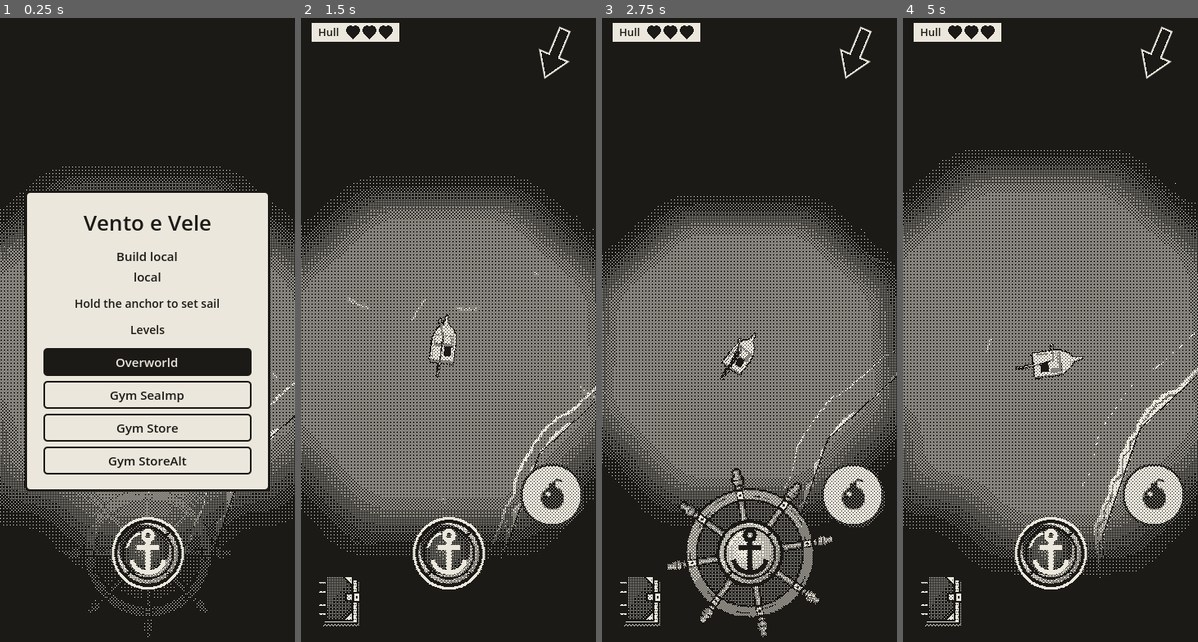
Above: before the commit, frames 1-4 (left to right).
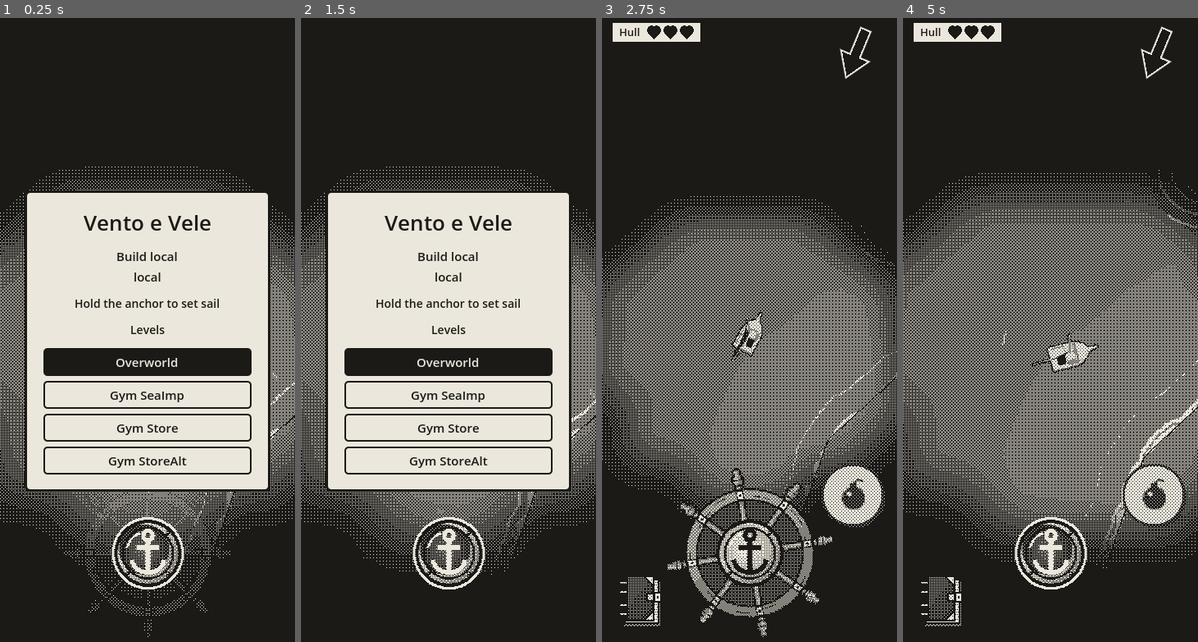
Above: after the commit, the same moments.

Repository: EnricoLabarile/Sail
Game: Godot game, scene res://Assets/Scenes/Overworld.tscn
The game is run twice, just before and just after one commit, with the same random seed, the same clock (stepped at 60 frames per second) and the same inputs.
Inputs (mouse positions are in pixels of both pictures, inside the frame that each line leads up to):
- Up to frame 1 (0.25 s): no input
- Up to frame 2 (1.5 s): tap Enter (ui_accept) at 0.5, 0.6, 0.77, 1.07 s; move the mouse to (513, 305) at 0.52 s; hold Right (ui_right) 0.53-1.25 s; click (513, 305) at 0.67 s; drag from (389, 373) to (433, 473) at 1.27 s
- Up to frame 3 (2.75 s): move the mouse to (779, 198) at 2.02 s; hold Right (ui_right) from 2.03 s (still down); tap Enter (ui_accept) at 2.1 s
- Up to frame 4 (5 s): release Right (ui_right) at 2.75 s; drag from (1035, 473) to (962, 242) at 2.77 s; move the mouse to (1139, 442) at 3.52 s; hold Left (ui_left) 3.53-4.25 s; tap Enter (ui_accept) at 3.6, 3.77, 4.07 s; drag from (962, 242) to (1006, 174) at 4.27 s

The runs differ from the first frame. In frame 1, 0.5% of the frame differs, in the area x 0-100%, y 23-89%; in frame 2, 26%, in the area x 0-100%, y 0-98%; in frame 3, 2.5%; in frame 4, 5.0%.

Commit message:
Boat emerges from the water on spawn; deeper water darkened from the shore mask
Co-Authored-By: Claude Opus 5.5 <noreply@anthropic.com>
Claude-Session: https://claude.ai/code/session_0154zeqDuhZHz7ZXLE21BuMs

Diff:
--- a/Assets/Boat/boat.gd
+++ b/Assets/Boat/boat.gd
@@ -95,6 +95,7 @@
 @export var sink_time := 2.0        # seconds she takes to go under
 @export var sink_depth := 2.5       # metres she goes down
 @export var sink_lean_deg := 25.0   # how far she rolls over as she goes
+@export var emerge_on_start := true # she comes up out of the water when the level starts (and always after a respawn)
 
 ## Sent once she's gone under (the game over card listens).
 signal sank
@@ -159,6 +160,8 @@
 var health := 3.0           # hearts left (0.5 = half a heart); set to max_hearts at start
 var sinking := false        # true from 0 hearts until she's back home (no sailing, no anchor)
 var sunk_for := 0.0         # seconds since she started sinking
+var emerging := false       # true while she comes up out of the water (the sinking played backwards; no control)
+var emerged_for := 0.0      # seconds since she started coming up
 var home_position := Vector3.ZERO   # where she starts (home): read at start, she comes back here after sinking
 var home_turn := 0.0                # and which way she faced there (rotation.y)
 var water_mask: ShaderMaterial      # the mask on her inside (see add_water_mask)
@@ -193,6 +196,8 @@
 	home_position = global_position   # home: where she was placed in Overworld
 	home_turn = rotation.y
 	add_water_mask()
+	if emerge_on_start:
+		start_emerging()
 
 
 ## Puts the boat's mask (Assets/Boat/boat_mask.gdshader) on the INSIDE of the hull only, as a
@@ -223,8 +228,8 @@
 	rudder = clampf(v, -1.0, 1.0)
 
 func toggle_anchor() -> void:
-	if sinking:
-		return                       # going down: nothing to work
+	if sinking or emerging:
+		return                       # going down or coming up: nothing to work
 	if talking:
 		return                       # someone is talking (Assets/UI/talk_box): the hub's taps go on with the talk
 	if caught_eye != null:
@@ -317,8 +322,8 @@
 
 ## Takes `hearts` off her health (never below 0) and tells the hearts top left. At 0 she starts to sink.
 func take_damage(hearts: float) -> void:
-	if sinking:
-		return
+	if sinking or emerging:
+		return                       # going down, or still coming up: nothing more can hurt her
 	health = maxf(0.0, health - hearts)
 	health_changed.emit(true)
 	camera.shake()                   # the screen shakes (boat_camera.gd)
@@ -380,8 +385,40 @@
 	model.position.y = model_height
 	model.rotation = Vector3.ZERO
 	camera.jump_to_boat()            # the camera jumps there too, no glide across the map
-	set_water_mask(true)
 	health_changed.emit(false)
+	start_emerging()                 # and she comes up out of the water
+
+
+## The spawn: the sinking played backwards (Enrico). She starts sink_depth under, leaning sink_lean_deg over,
+## and comes up over sink_time seconds (update_emerging does it, frame by frame). Until she's up: no sailing,
+## no anchor, no damage, and her inside has no mask (the sea covers her while she's under).
+func start_emerging() -> void:
+	emerging = true
+	emerged_for = 0.0
+	set_water_mask(false)
+	model.position.y = model_height - sink_depth
+	model.rotation.z = deg_to_rad(sink_lean_deg)
+	if wake:
+		wake.emitting = false
+	for wing in [bow_wave_right, bow_wave_left]:
+		if wing:
+			wing.visible = false
+
+
+## Each frame while she comes up: exactly the sinking's movement, backwards in time. Sinking went down
+## slowly at first and quicker at the end (share × share); played backwards, she comes up quickly at first and
+## slows as she reaches the surface. Once up: the mask back on her inside, and she's free to sail.
+func update_emerging(dt: float) -> void:
+	emerged_for += dt
+	var share := minf(1.0, emerged_for / sink_time)     # 0 = still under, 1 = up
+	var under := 1.0 - share                            # how much of the sinking is still "left": 1 → 0
+	model.position.y = model_height - sink_depth * under * under
+	model.rotation.z = deg_to_rad(sink_lean_deg) * under
+	if share >= 1.0:
+		emerging = false
+		model.position.y = model_height
+		model.rotation.z = 0.0
+		set_water_mask(true)
 
 
 ## A heart container (Zelda's): one more heart, and the hull mended whole.
@@ -439,6 +476,11 @@
 	# Sinking: only that, no sailing, no anchor, no bumps.
 	if sinking:
 		update_sinking(dt)
+		return
+	# Coming up out of the water (the spawn): only that, until she's up.
+	if emerging:
+		update_emerging(dt)
+		Fog.reveal(global_position)    # the fog clears round her already, so she comes up in seen water
 		return
 	# Caught in a maelstrom: only that, no sailing, no helm, no anchor, until it spits her out.
 	if caught_eye != null:
--- a/Assets/Landscape/world/sea.gd
+++ b/Assets/Landscape/world/sea.gd
@@ -25,7 +25,7 @@
 		shore_texture = value
 		use_shore_picture()          # the waves follow at once, in the editor too
 # Untick to hide the shore waves (handy while placing islands: the old waves don't get in the way). Only the look:
-# Land keeps reading the picture (the shallows still work in the game).
+# Land keeps reading the picture (the shallows still work in the game), and the deep water stays.
 @export var show_shore_waves := true:
 	set(value):
 		show_shore_waves = value
@@ -59,11 +59,10 @@
 		return                       # the scene is still loading (the setter can run before the mesh is there)
 	if sea_material == null:
 		sea_material = mesh.material.duplicate()
-	# No picture (null) = the shader's default white = far from every coast everywhere: no waves.
-	if show_shore_waves:
-		sea_material.set_shader_parameter("shore_tex", shore_texture)
-	else:
-		sea_material.set_shader_parameter("shore_tex", null)
+	# No picture (null) = the shader's default white = far from every coast everywhere: no waves, all deep water.
+	# show_shore_waves only hides the waves: the picture stays, for the deep water.
+	sea_material.set_shader_parameter("shore_tex", shore_texture)
+	sea_material.set_shader_parameter("shore_waves_on", show_shore_waves)
 	material_override = sea_material
 
 
--- a/Assets/Landscape/world/sea.gdshader
+++ b/Assets/Landscape/world/sea.gdshader
@@ -54,6 +54,15 @@
 uniform float wave_line = 0.5;         // metres: how thick a line is near the shore (thinner further out)
 uniform float foam_width = 0.8;        // metres of steady foam right along the coast
 uniform float wave_wobble = 1.0;       // metres the lines wander in and out, so they aren't perfectly even
+uniform bool shore_waves_on = true;    // sea.gd's show_shore_waves: off hides the waves (the deep water stays)
+
+// DEEP WATER (Enrico): the same shore picture darkens the sea further from the coasts. Near a coast the water
+// stays as it is; from deep_from metres out it darkens, more and more, until deep_to metres, where it's darkest.
+// The picture only knows up to shore_max_distance (32 m): beyond that it's all "deep", so keep deep_to under it.
+uniform vec4 deep_color : source_color = vec4(0.106, 0.102, 0.09, 1.0);   // the colour it darkens toward (ink)
+uniform float deep_opacity : hint_range(0.0, 1.0) = 0.3;   // how dark the deepest water gets (0 = no deep water)
+uniform float deep_from = 2.0;         // metres from the coast where the darkening starts
+uniform float deep_to = 30.0;          // metres from the coast where it's at its darkest
 
 // world_pos: where on the sea this pixel is, in metres. vertex() works it out, fragment() reads it.
 varying vec3 world_pos;
@@ -91,13 +100,17 @@
 	return mix(mix(hash(i), hash(i + vec2(1.0, 0.0)), f.x), mix(hash(i + vec2(0.0, 1.0)), hash(i + vec2(1.0, 1.0)), f.x), f.y);
 }
 
+// How far this point of the sea is from the nearest coast, in metres: shore_tex covers the whole map, so the
+// point's place on the map (0..1 across and down) is where to read it. (No picture: white, as far as it goes.)
+float distance_from_coast(vec2 p) {
+	vec2 on_map = (p + world_size * 0.5) / world_size;
+	return texture(shore_tex, on_map).r * shore_max_distance;
+}
+
 // 1 where this point of the sea is on a line of foam by the shore, 0 where it isn't.
-float shore_foam(vec2 p) {
-	// 1. How far from the coast, in metres: shore_tex covers the whole map, so the point's place on the map
-	//    (0..1 across and down) is where to read it.
-	vec2 on_map = (p + world_size * 0.5) / world_size;
-	float from_coast = texture(shore_tex, on_map).r * shore_max_distance;
-	if (from_coast > shore_width) {
+float shore_foam(vec2 p, float from_coast) {
+	// 1. Too far out (or the waves switched off): no waves (most of the sea).
+	if (!shore_waves_on || from_coast > shore_width) {
 		return 0.0;                                    // too far out: no waves (most of the sea)
 	}
 	// 2. Wobble it a little, so the lines aren't perfectly even copies of the coast.
@@ -133,10 +146,15 @@
 	vec2 uv = (frame_cell + in_tile) / vec2(float(frames_x), float(frames_y));
 	vec3 water = texture(sea_tex, uv).rgb * sea_color.rgb;
 
+	// The deep water: darker the further from the coast (0 near it, 1 from deep_to out; smoothstep eases it).
+	float from_coast = distance_from_coast(world_pos.xz);
+	float deep = smoothstep(deep_from, deep_to, from_coast);
+	water = mix(water, deep_color.rgb, deep_opacity * deep);
+
 	// The grid: is this pixel on a border between squares, and on a dash rather than a gap?
 	vec3 with_grid = mix(water, seam_color.rgb, seam_opacity * seam(world_pos.xz));
 	// The shore waves on top.
-	ALBEDO = mix(with_grid, shore_color.rgb, shore_opacity * shore_foam(world_pos.xz));
+	ALBEDO = mix(with_grid, shore_color.rgb, shore_opacity * shore_foam(world_pos.xz, from_coast));
 	// Fully solid, but writing ALPHA puts the sea among the see-through things, which Godot draws AFTER
 	// the solid ones: so the boat (and its mask) is already drawn when the sea comes, and the stencil works.
 	ALPHA = 1.0;
Not shown, changed: CLAUDE.md
